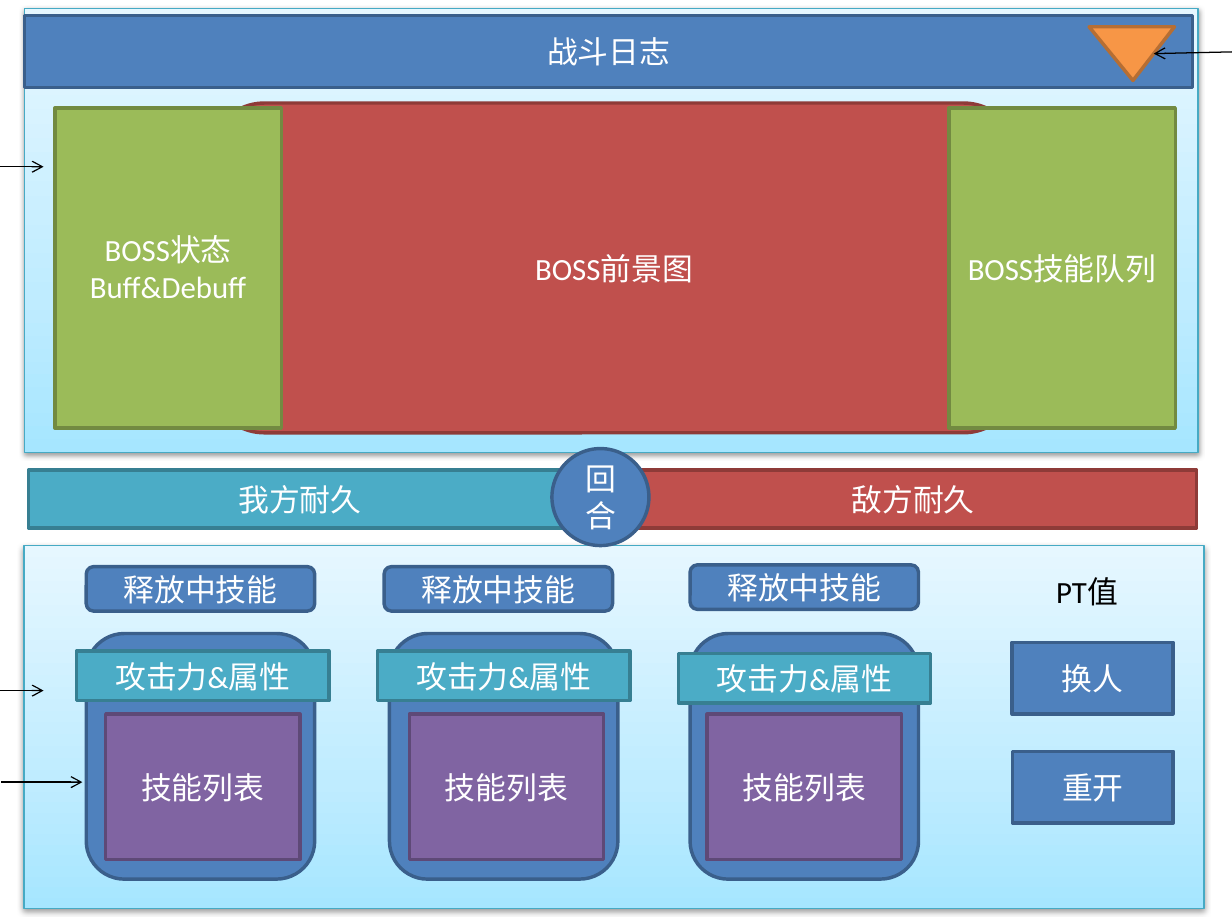
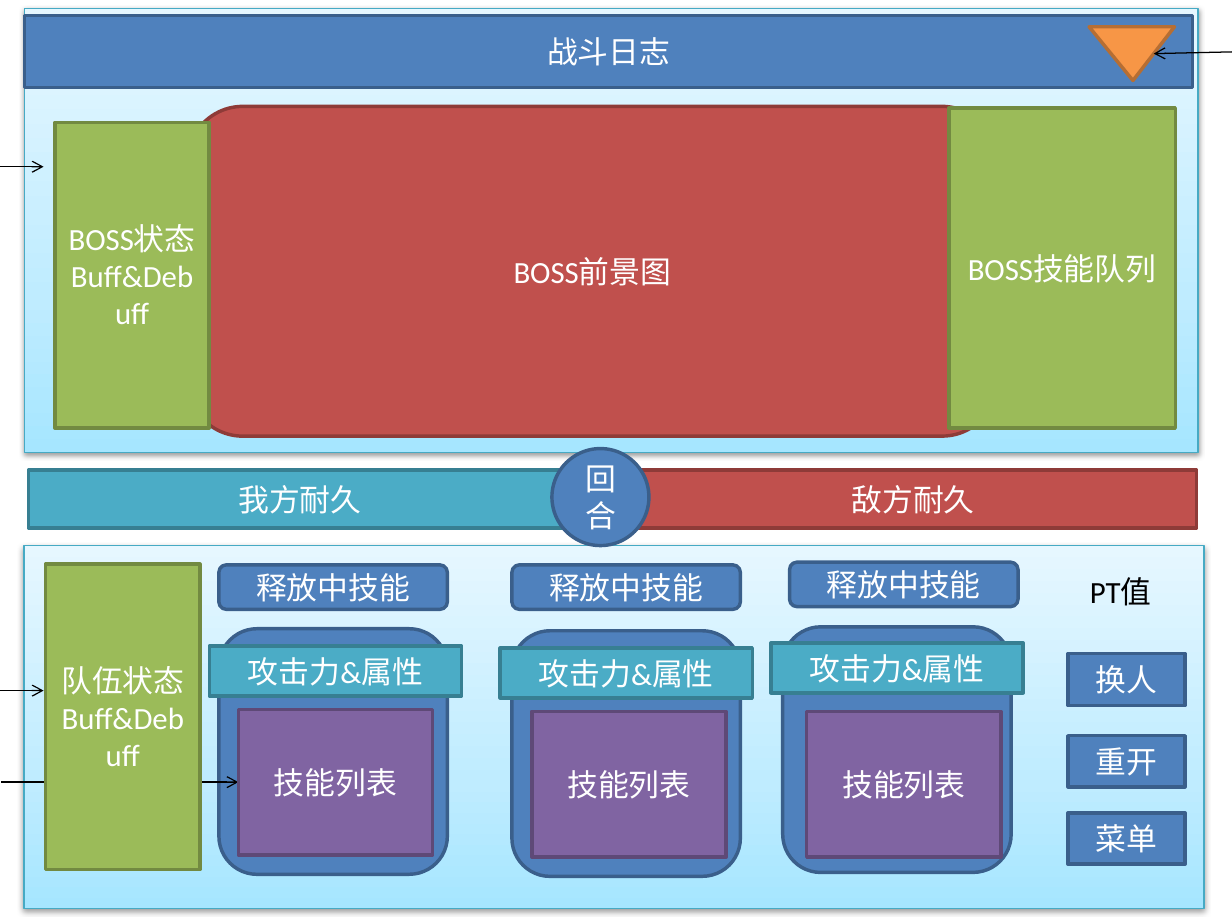
Before and after one commit to RichardxLi/project18, a slide deck: slide 1 of 设计文档/战斗界面.pptx. Drawn at 1232x924 pixels with LibreOffice and Linux fonts; fonts in the diff are those of the drawing. Boxes give left, top, right and bottom in pixels: in the first picture for what was removed or moved away, otherwise in the second. Text is boxed around its words. In the diff, an @@ line names an element or a change of style, - is before the commit and + after.

```diff
--- a/设计文档/战斗界面.pptx
+++ b/设计文档/战斗界面.pptx
@@ rounded rectangle "BOSS前景图": place and size @@
-rounded rectangle "BOSS前景图" at box(209, 103, 1019, 434)
+rounded rectangle "BOSS前景图" at box(187, 106, 997, 436)
@@ rectangle "BOSS状态 Buff&Debuff": place and size @@
-rectangle "BOSS状态 Buff&Debuff" at box(55, 108, 282, 429)
+rectangle "BOSS状态 Buff&Debuff" at box(55, 122, 209, 428)
@@ rectangle added at box(46, 564, 200, 870), fill #9BBB59, outline #738A42 2 pt, 18 pt, text #FFFFFF @@
+队伍状态
+Buff&Debuff
@@ rounded rectangle "释放中技能": place and size @@
-rounded rectangle "释放中技能" at box(86, 567, 314, 611)
+rounded rectangle "释放中技能" at box(219, 565, 447, 610)
@@ rounded rectangle "释放中技能": place and size @@
-rounded rectangle "释放中技能" at box(384, 567, 612, 611)
+rounded rectangle "释放中技能" at box(513, 565, 740, 610)
@@ rounded rectangle "释放中技能": place and size @@
-rounded rectangle "释放中技能" at box(690, 565, 918, 610)
+rounded rectangle "释放中技能" at box(790, 562, 1018, 606)
@@ text "PT值": place and size @@
-text "PT值" at box(1056, 577, 1118, 606)
+text "PT值" at box(1090, 577, 1152, 606)
@@ rounded rectangle: place and size @@
-rounded rectangle at box(86, 633, 314, 878)
+rounded rectangle at box(219, 628, 447, 873)
@@ rounded rectangle: place and size @@
-rounded rectangle at box(690, 633, 918, 878)
+rounded rectangle at box(782, 627, 1010, 872)
@@ rectangle "攻击力&属性": place and size @@
-rectangle "攻击力&属性" at box(76, 650, 329, 700)
+rectangle "攻击力&属性" at box(209, 647, 462, 696)
@@ rectangle "攻击力&属性": place and size @@
-rectangle "攻击力&属性" at box(377, 650, 630, 700)
+rectangle "攻击力&属性" at box(500, 648, 753, 697)
@@ rounded rectangle: place and size @@
-rounded rectangle at box(389, 633, 617, 878)
+rounded rectangle at box(513, 631, 740, 876)
@@ rectangle "攻击力&属性": place and size @@
-rectangle "攻击力&属性" at box(678, 653, 930, 702)
+rectangle "攻击力&属性" at box(771, 643, 1024, 692)
@@ rectangle "换人": place and size @@
-rectangle "换人" at box(1013, 642, 1173, 713)
+rectangle "换人" at box(1068, 653, 1185, 705)
@@ rectangle "技能列表": place and size @@
-rectangle "技能列表" at box(106, 715, 301, 860)
+rectangle "技能列表" at box(238, 710, 432, 855)
@@ rectangle "技能列表": place and size @@
-rectangle "技能列表" at box(409, 715, 604, 860)
+rectangle "技能列表" at box(532, 711, 727, 856)
@@ rectangle "技能列表": place and size @@
-rectangle "技能列表" at box(707, 715, 902, 860)
+rectangle "技能列表" at box(807, 711, 1002, 856)
@@ rectangle "重开": place and size @@
-rectangle "重开" at box(1013, 752, 1173, 823)
+rectangle "重开" at box(1068, 736, 1185, 787)
@@ arrow moved from (1, 782) - (83, 782) to (1, 782) - (238, 782) @@
@@ rectangle added at box(1068, 813, 1185, 865), fill #4F81BD, outline #3A5F8C 2 pt, 18 pt, text #FFFFFF @@
+菜单
```
Also in this commit, not shown: 28 other files.
